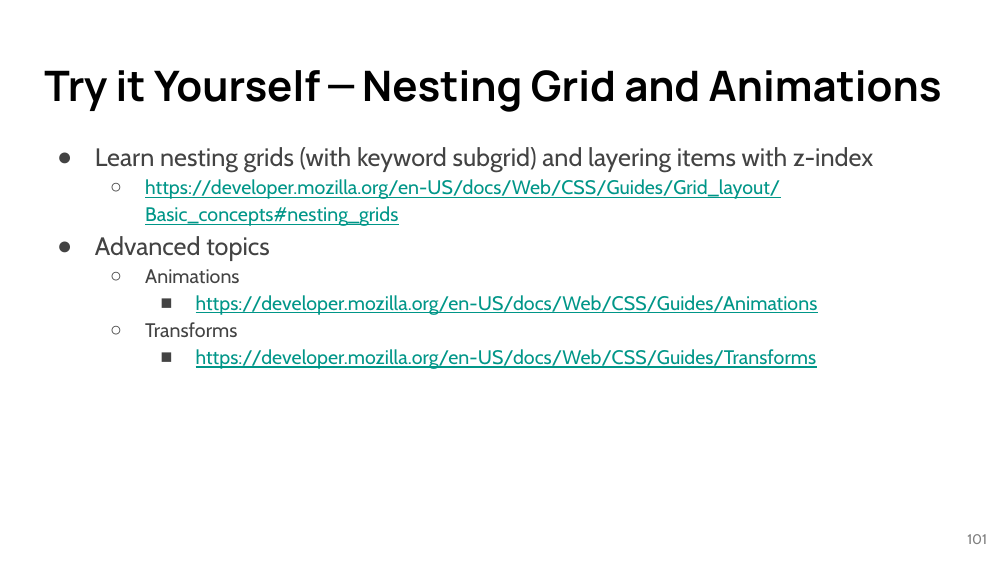
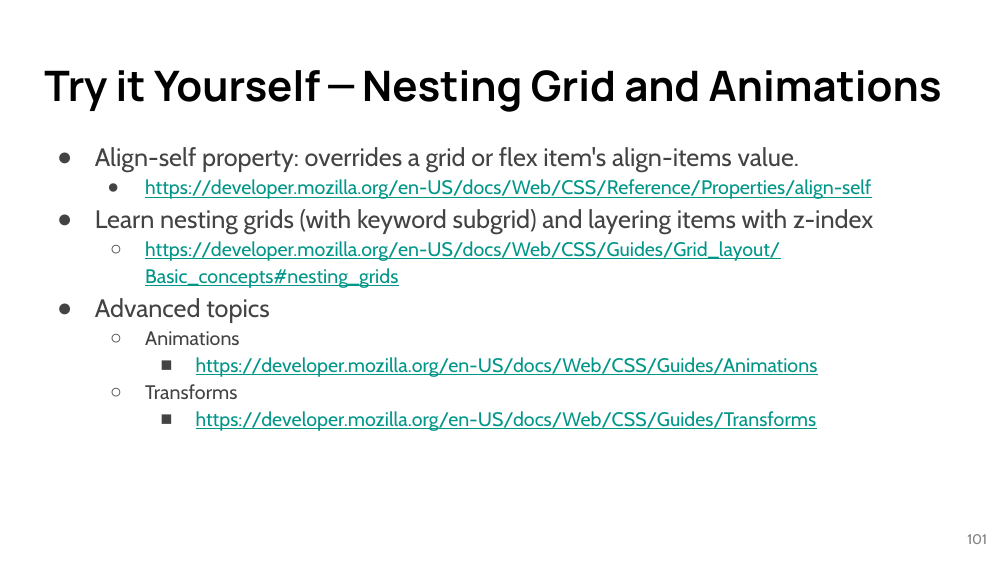
Before and after one commit to lancwyy/WebDev, a slide deck: slide 101 of Lecture_Materials/03-CSS.pptx. Drawn at 1008x567 pixels with LibreOffice and Linux fonts; fonts in the diff are those of the drawing. Boxes give left, top, right and bottom in pixels: in the first picture for what was removed or moved away, otherwise in the second. Text is boxed around its words. In the diff, an @@ line names an element or a change of style, - is before the commit and + after.

Commit message:
update lecture materials-WK_6 (flex.html, 03/04 ppts)

```diff
--- a/Lecture_Materials/03-CSS.pptx
+++ b/Lecture_Materials/03-CSS.pptx
@@ text at [95, 147, 871, 199]: paragraphs added @@
+● Align-self property: overrides a grid or flex item's align-items value.
+  ● https://developer.mozilla.org/en-US/docs/Web/CSS/Reference/Properties/align-self
```
Also in this commit, not shown: 3 other files.
